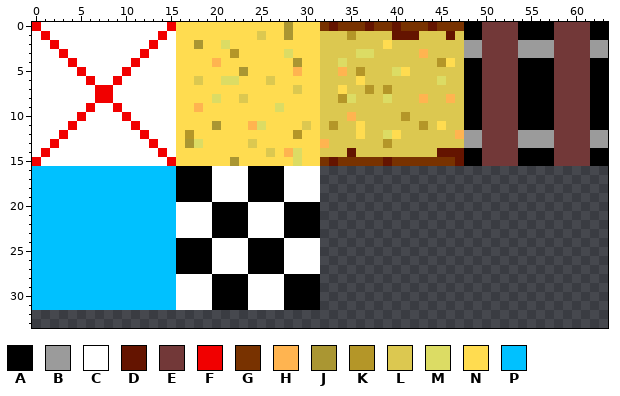
Two states of a pixel-art sprite, textures/tileset.png. The picture above is the old version.
The file is 64x64 pixels. Shown: x 0..63, y 0..33.
Palette (. is transparent): A #000000  B #9b9b9b  C #ffffff  D #641400  E #723838  F #f10000  G #783200  H #ffb450  J #aa9632  K #b49628  L #dcc850  M #dcdc64  N #ffdc50  P #00c1ff
The result:
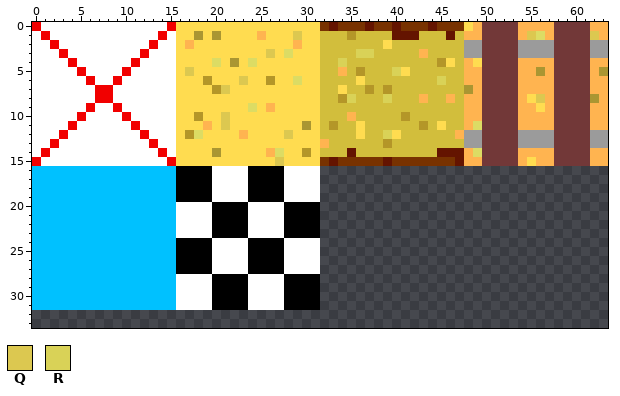
Colours new in this view: Q #dcc850  R #d9d257
The exact change:
colour L: #dcc850 -> #d2be3c
Changed rows in their new state; - is a pixel that keeps its letter.
first column x 17:
 0 -----------N-------------------NH----HHHH----HH
 1 -J-J----H--NQ------------------HH----HQMH----QH
 2 HN--N-------H----------------------------------
 3 -----N---Q---------RR--------------------------
 4 ---M-J-M----N----R-------------HN----HHHH----HH
 5 Q-----N-----N----------R-------HH----HHJH----HJ
 6 -NK-NNQ--K--M---------------R--HH----HHHH----HH
 7 ---KQ-------N------------------JH----HHHH----HH
 8 ---N--N-----------R---R--------HH----HNQH----JH
 9 -N-----M-HN--------------------HH----HHNH----HH
10 -K--Q--------------------------HH----HHHH----HH
11 --HNQ--NN----J-----------------HM----HHHH----HH
12 -M----H----QN---------R------------------------
13 NN-----N---------------------------------------
14 ---J-----HMNNK-----------------HM----HHHH----HH
15 -----N----Q-N------------------HH----HNHH----HH
Changed places in both pictures, as pixel boxes (x1, y1, x2, y2):
changed: (185, 22, 482, 166)
changed: (518, 22, 608, 166)
